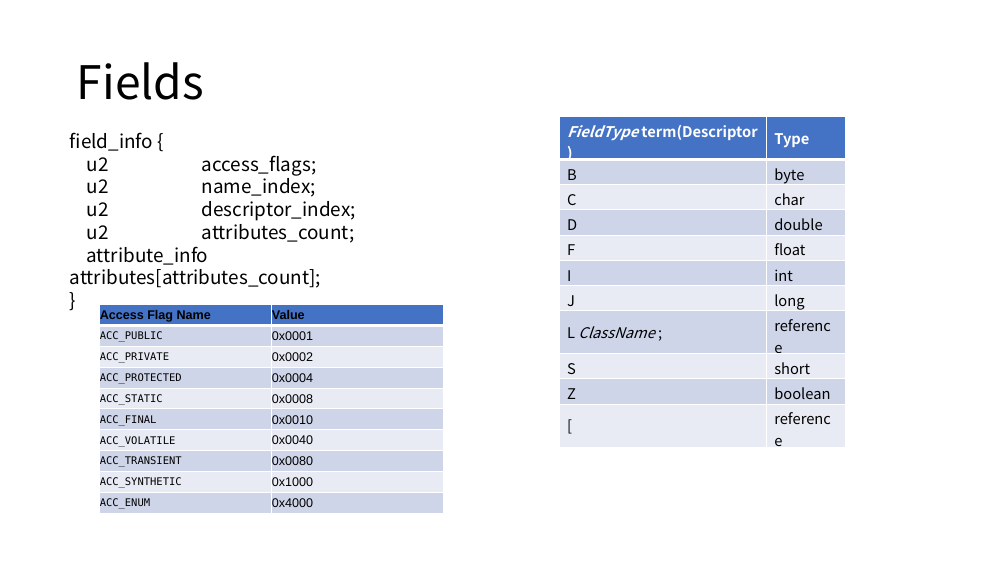
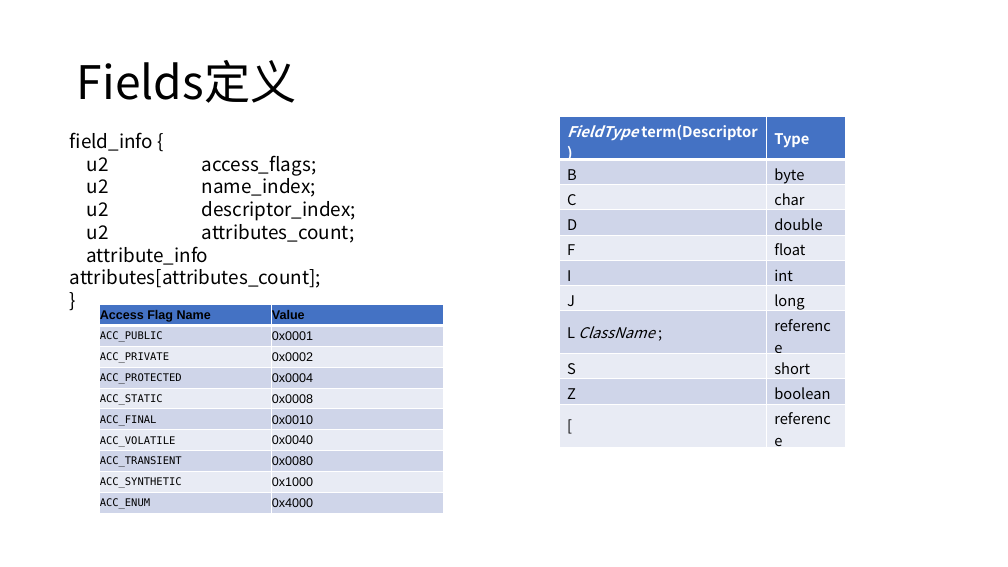
Before and after one commit to cncounter/translation, a slide deck: slide 23 of tiemao_2019/25_jvm_toc/01.JVM体系结构概述.pptx. Drawn at 1008x567 pixels with LibreOffice and Linux fonts; fonts in the diff are those of the drawing. Boxes give left, top, right and bottom in pixels: in the first picture for what was removed or moved away, otherwise in the second. Text is boxed around its words. In the diff, an @@ line names an element or a change of style, - is before the commit and + after.

```diff
--- a/tiemao_2019/25_jvm_toc/01.JVM体系结构概述.pptx
+++ b/tiemao_2019/25_jvm_toc/01.JVM体系结构概述.pptx
@@ title at [77,60,297,103]: text changed @@
-Fields
+Fields定义
```
Also in this commit, not shown: 4 other slides changed.
